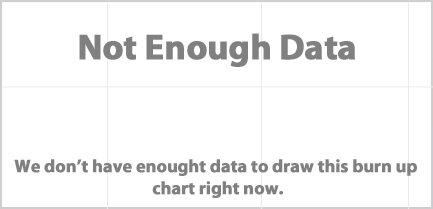
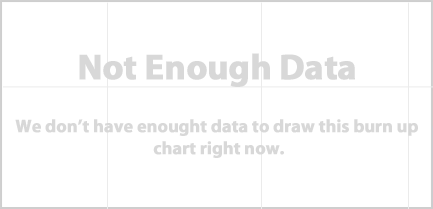
Before/after of a 433 x 209 layered artwork. What changed in the layer stack:
painted on "We don’t have enought data to draw this burn up chart right no" over [14, 119, 418, 198]
painted on "Not Enough Data" over [79, 33, 355, 87]
